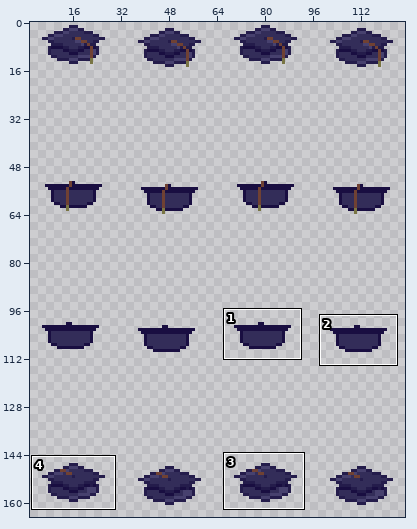
Two states of a sprite sheet, FreshmanRPG/GameClient-desktop/src/main/resources/ui-data/hats/Grad_Cap.png. Above, an overview of the earlier version with the close-up marked.
Close-up. Before:
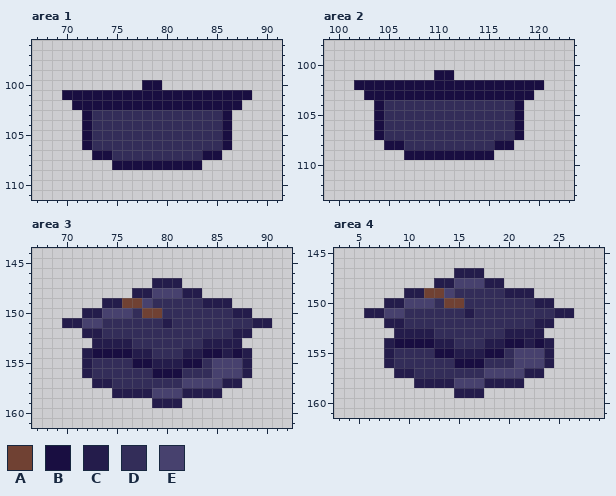
The file is 130x194 pixels. Colours within 5 levels of each other are drawn and written as one. Shown: area 1: x 67..91, y 96..111; area 2: x 99..123, y 98..113; area 3: x 67..92, y 144..161; area 4: x 3..29, y 145..161. The wide view leaves out empty margins. The commit also changed other parts of the picture, which this record leaves out.
Palette (. is transparent): A #704133  B #190e41  C #241c4b  D #332d59  E #47416e
New version:
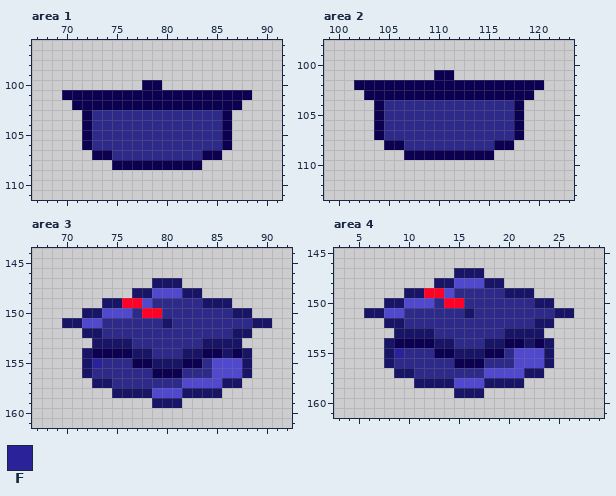
Colours new in this view: F #2a2298
Diff:
@@ palette @@
-A #704133
+A #ff0127
-B #190e41
+B #0c0150
-C #241c4b
+C #181466
-D #332d59
+D #2e2a8a
-E #47416e
+E #5049ce
--- area 3
@@ x 71..75 @@
 154 .CBBB
-155 .CDDD
+155 .CFDD
 156 .CDDD
--- area 4
@@ x 7..11 @@
 154 .CBBB
-155 .CDDD
+155 .CFDD
 156 .CDDD
Boxes around the changes in both close-ups, in picture pixels (x1, y1, x2, y2):
changed: (62, 80, 252, 170)
changed: (354, 70, 544, 160)
changed: (62, 278, 272, 408)
changed: (364, 268, 574, 398)
